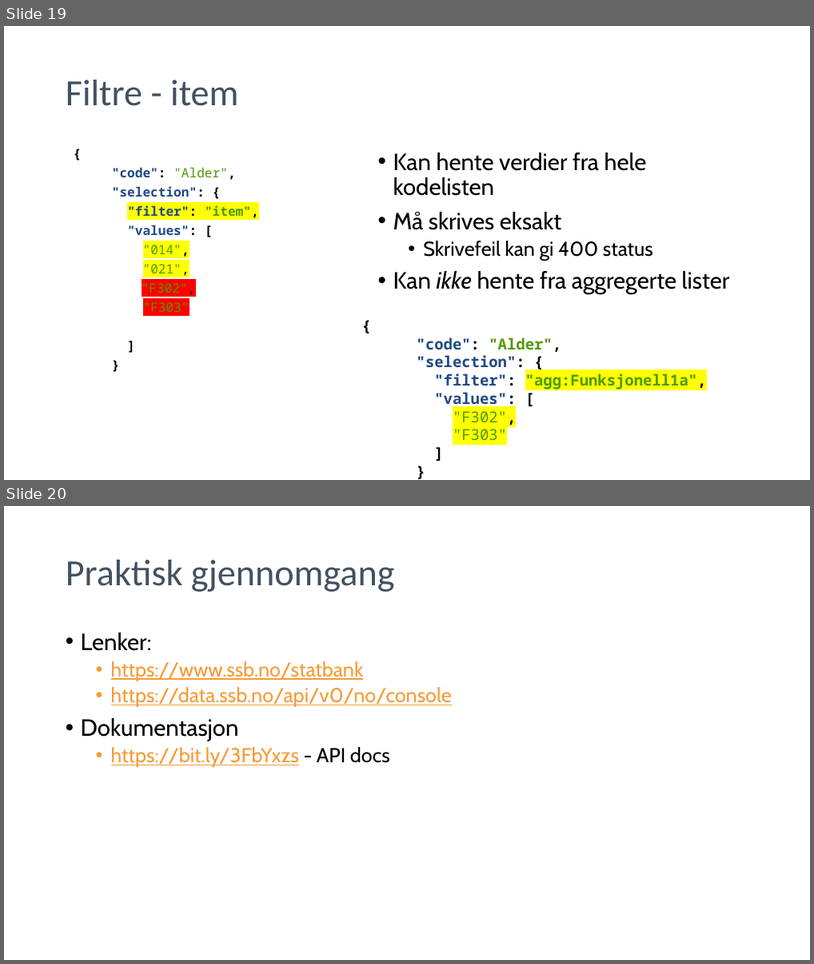
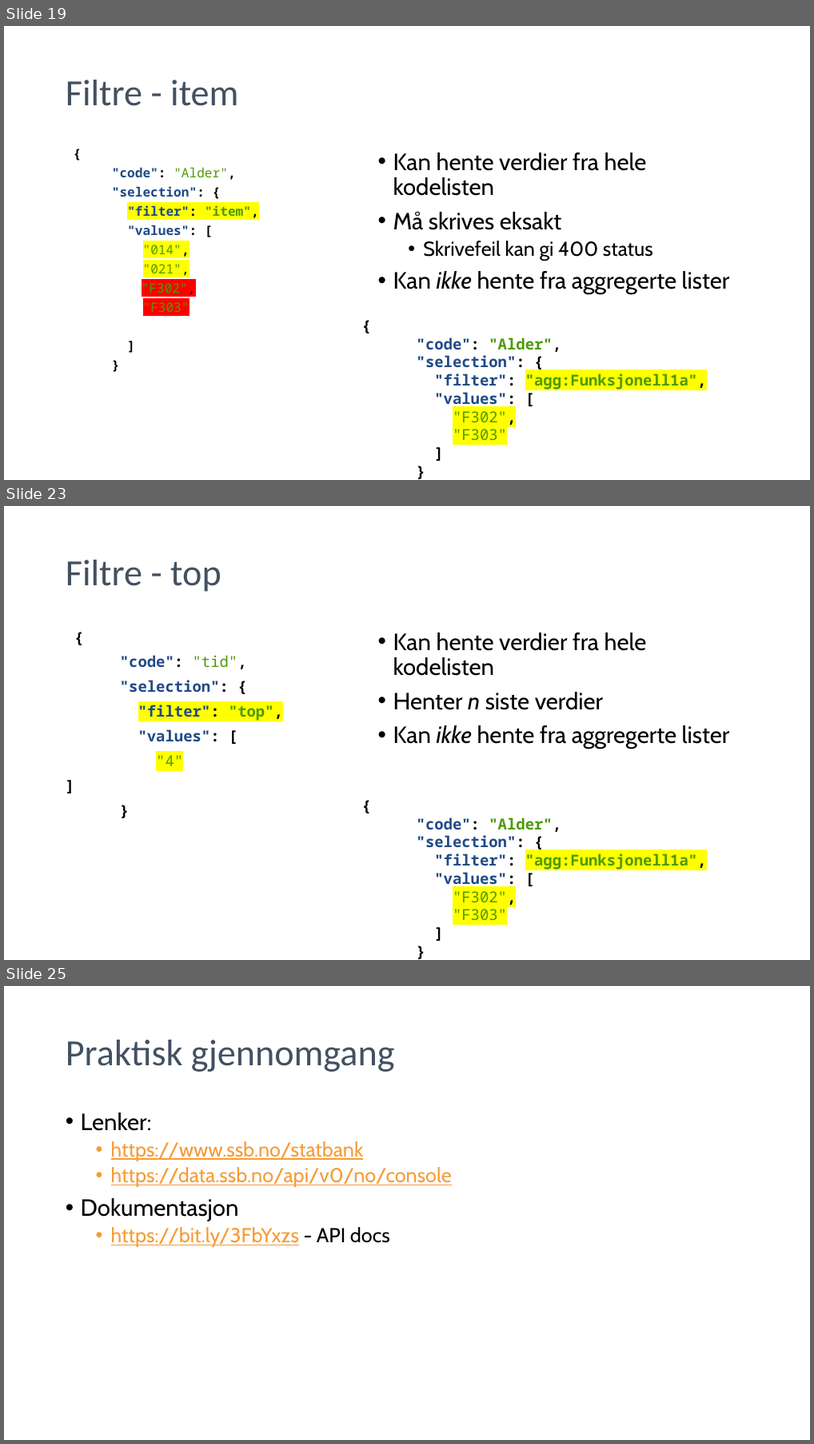
Before and after one commit to pandaAPIkurs/kursdata, a slide deck: Trinn2.pptx. Shown one above the other, each under a label of ours: slides 19 and 20 before the commit, slides 19, 23 and 25 after it; the slides between them are not shown. The pictures are 814x964 and 814x1444 pixels, drawn with LibreOffice and Linux fonts; fonts in the diff are those of the drawing; background and template pictures are left out. Boxes give left, top, right and bottom in pixels: in the first picture for what was removed or moved away, otherwise in the second. Text is boxed around its words. In the diff, an @@ line names an element or a change of style, - is before the commit and + after.

```diff
--- a/Trinn2.pptx
+++ b/Trinn2.pptx
@@ slide 23 added at (4,506,810,960), background #FFFFFF @@
@@ title added at (66,560,222,592), 44 pt, text #425161 @@
+Filtre - top
@@ text added at (394,632,730,748), 28 pt, text #000000 @@
+• Kan hente verdier fra hele kodelisten
+• Henter n siste verdier
+• Kan ikke hente fra aggregerte lister
@@ text added at (120,655,283,766), 18 pt, text #204A87, bold @@
+{
+"code": "tid",
+"selection": {
+"filter": "top",
+"values": [
+"4"
+]
+}
@@ text added at (417,817,707,920), 18 pt, text #4E9A06, bold @@
+{
+"code": "Alder",
+"selection": {
+"filter": "agg:Funksjonell1a",
+"values": [
+"F302",
+"F303"
+]
+}
@@ what was slide 20 is now slide 25 @@
```
Also in this commit, not shown: 6 slides changed, 6 other slides added, 4 slides removed, 5 other files.
